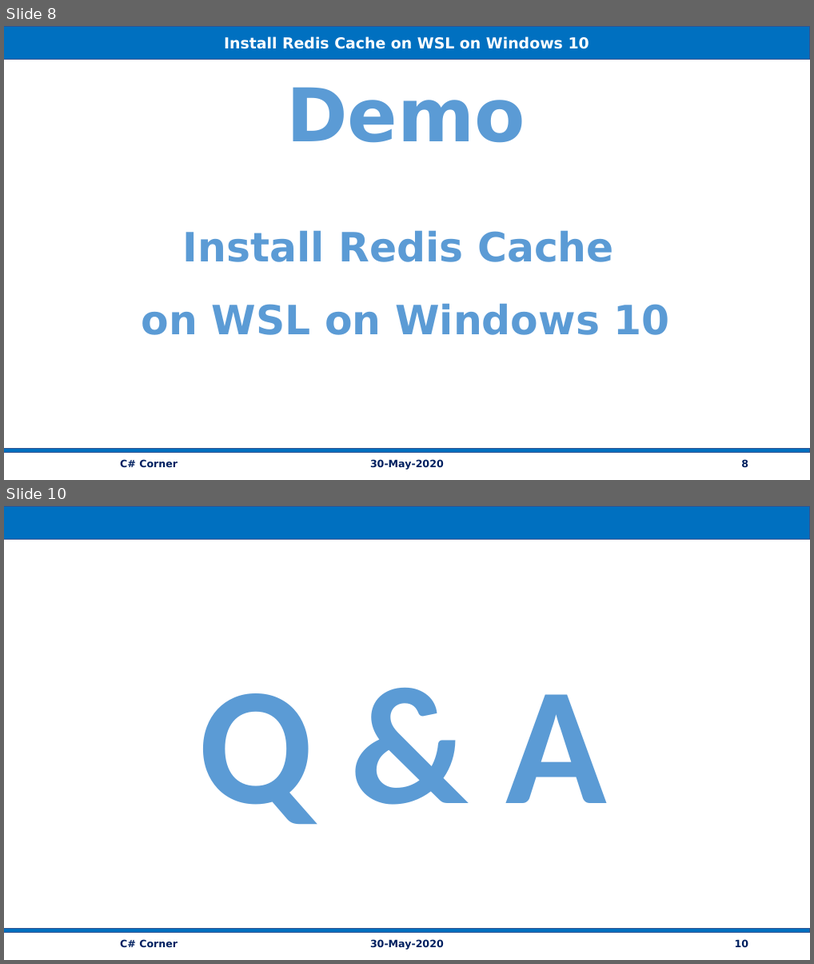
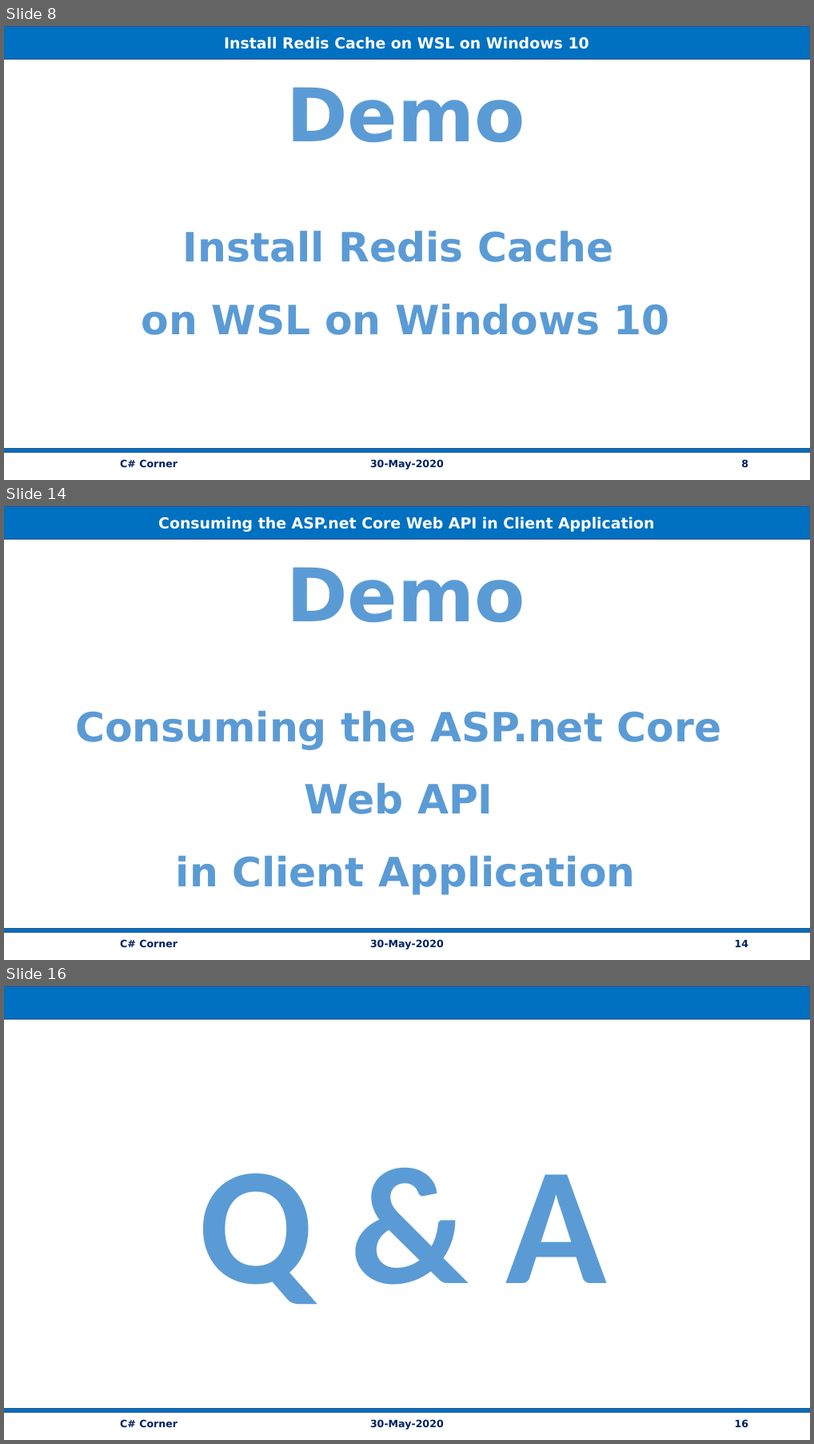
Before and after one commit to vishipayyallore/speaker_series_2021, a slide deck: CSharpCorner/30May2020_ASP.NetCoreWebAPI_SQLServer_Redis/Documentation/ASP.NetCoreWebAPI_SQLServer_Redis_Angular9UI.pptx. Shown one above the other, each under a label of ours: slides 8 and 10 before the commit, slides 8, 14 and 16 after it; the slides between them are not shown. The pictures are 814x964 and 814x1444 pixels, drawn with LibreOffice and Linux fonts; fonts in the diff are those of the drawing. Boxes give left, top, right and bottom in pixels: in the first picture for what was removed or moved away, otherwise in the second. Text is boxed around its words. In the diff, an @@ line names an element or a change of style, - is before the commit and + after.

```diff
--- a/CSharpCorner/30May2020_ASP.NetCoreWebAPI_SQLServer_Redis/Documentation/ASP.NetCoreWebAPI_SQLServer_Redis_Angular9UI.pptx
+++ b/CSharpCorner/30May2020_ASP.NetCoreWebAPI_SQLServer_Redis/Documentation/ASP.NetCoreWebAPI_SQLServer_Redis_Angular9UI.pptx
@@ slide 14 added at <box>4,506,810,960</box>, background #FFFFFF @@
@@ rectangle added at <box>4,507,810,540</box>, fill #0070C0, outline #325491 1 pt, 18 pt, text #FFFFFF, bold @@
+Consuming the ASP.net Core Web API in Client Application
@@ text added at <box>75,567,722,895</box>, 48 pt, text #5B9BD5, bold @@
+Demo
+Consuming the ASP.net Core
+Web API
+in Client Application
@@ rectangle added at <box>4,928,810,932</box>, fill #0070C0, outline #325491 1 pt @@
@@ text added at <box>120,939,178,948</box>, 12 pt, text #002060, bold @@
+C# Corner
@@ text added at <box>370,939,444,949</box>, 12 pt, text #002060, bold @@
+30-May-2020
@@ page number added at <box>735,939,749,947</box>, 12 pt, text #002060, bold @@
+14
@@ what was slide 10 is now slide 16 @@
```
Also in this commit, not shown: 1 slide changed, 5 other slides added, 59 other files.
